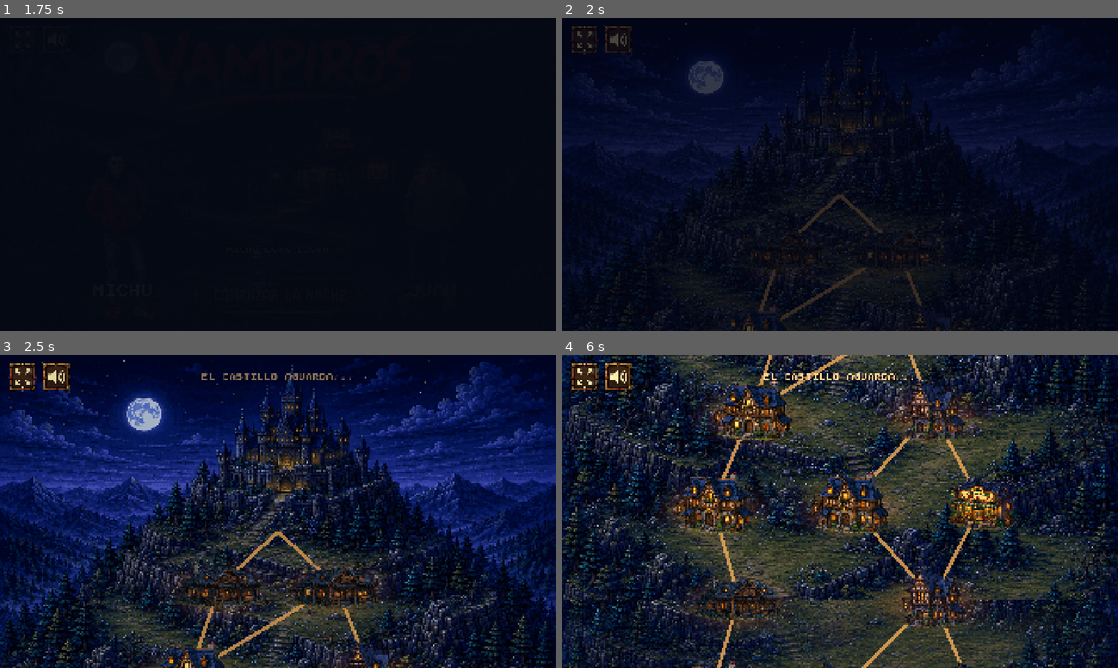
Above: before the commit, frames 1-4 (two rows, left to right).
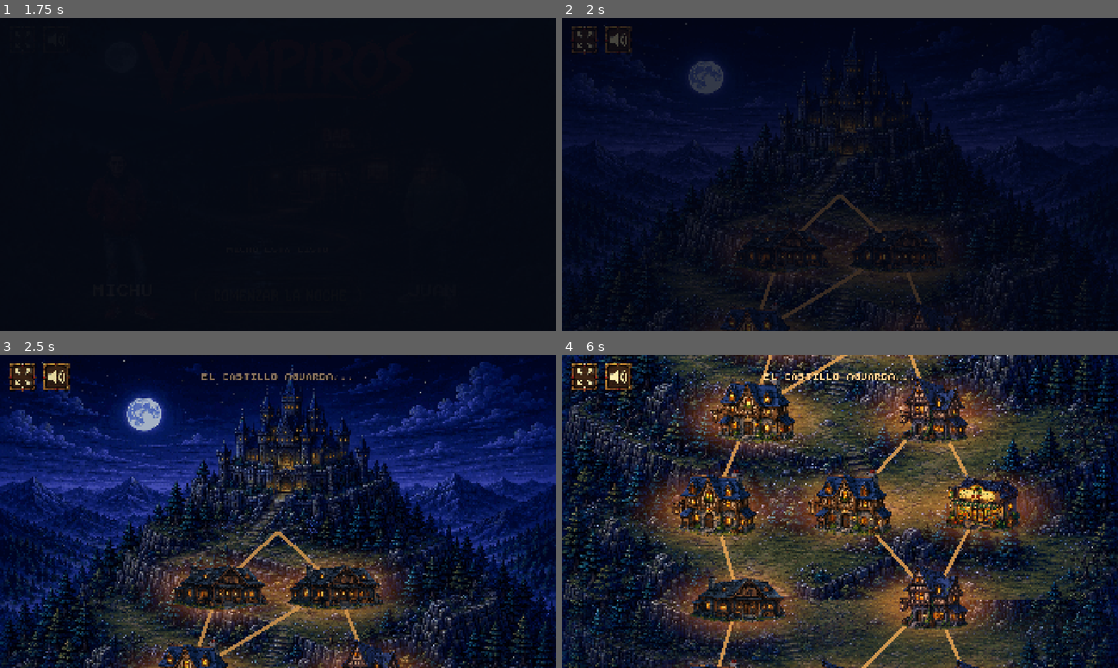
Above: after the commit, the same moments.

Repository: toxicomediante/vampiros
Game: Godot game, scene res://scenes/main.tscn
Two runs of this game, one before a commit and one after it. Both use one fixed random seed, a clock stepped at 60 frames per second and the inputs below.
Inputs (mouse positions are in pixels of both pictures, inside the frame that each line leads up to):
- Up to frame 1 (1.75 s): click (122, 212) at 0.5 s; click (278, 296) at 1.25 s
- Up to frame 2 (2 s): no input
- Up to frame 3 (2.5 s): move the mouse to (400, 495) at 2.02 s; click (400, 495) at 2.17 s
- Up to frame 4 (6 s): drag from (728, 527) to (812, 574) at 2.77 s; move the mouse to (895, 442) at 3.52 s; click (895, 442) at 3.67 s; drag from (812, 574) to (673, 464) at 4.27 s; move the mouse to (1006, 558) at 5.02 s; click (1006, 558) at 5.17 s; drag from (673, 464) to (756, 433) at 5.77 s

Frame 1 is identical in both runs. In frame 2, 0.4% of the frame differs, in the area x 30-72%, y 66-100%; in frame 3, 8.9%; in frame 4, 31%, in the area x 13-89%, y 0-100%.

Commit message:
Strengthen overworld glows and enlarge locations

Diff:
--- a/scripts/overworld.gd
+++ b/scripts/overworld.gd
@@ -6,11 +6,11 @@
 const DRAG_SENSITIVITY := 0.38
 const MIN_CAMERA_Y := CASTLE_CAMERA_Y
 const MAX_CAMERA_Y := DEPARTURE_CAMERA_Y
-const LOCATION_SCALE := Vector2(0.50, 0.50)
-const GLOW_TEXTURE_SIZE := Vector2i(384, 256)
-const WARM_GLOW_COLOR := Color(1.0, 0.47, 0.08, 0.48)
-const MEIGAS_PINK_GLOW_COLOR := Color(1.0, 0.06, 0.62, 0.48)
-const MEIGAS_BLUE_GLOW_COLOR := Color(0.0, 0.70, 1.0, 0.46)
+const LOCATION_SCALE := Vector2(0.54, 0.54)
+const GLOW_TEXTURE_SIZE := Vector2i(448, 288)
+const WARM_GLOW_COLOR := Color(1.0, 0.47, 0.08, 0.72)
+const MEIGAS_PINK_GLOW_COLOR := Color(1.0, 0.06, 0.62, 0.72)
+const MEIGAS_BLUE_GLOW_COLOR := Color(0.0, 0.70, 1.0, 0.68)
 
 const FULLSCREEN_TEXTURE := preload("res://assets/ui/generated/fullscreen.png")
 const WINDOWED_TEXTURE := preload("res://assets/ui/generated/windowed.png")
@@ -26,7 +26,7 @@
 const START_POSITION := Vector2(960, 3460)
 const CASTLE_POSITION := Vector2(960, 610)
 const STEP_POSITIONS: Array[Array] = [
-	[Vector2(785, 3025), Vector2(1115, 3025)],
+	[Vector2(775, 3025), Vector2(1125, 3025)],
 	[Vector2(555, 2725), Vector2(1370, 2725)],
 	[Vector2(650, 2405), Vector2(1260, 2405)],
 	[Vector2(515, 2075), Vector2(955, 2075), Vector2(1420, 2075)],
@@ -114,24 +114,24 @@
 			location.position = STEP_POSITIONS[step_index][branch_index]
 			$RouteBuildings.add_child(location)
 
-			if location_kind == "tavern":
+			if location_kind == "tavern" or location_kind == "trujillo":
 				_add_glow(
 					location.position + Vector2(0, 18),
 					warm_glow_texture,
-					Vector2(1.22, 0.92),
+					Vector2(1.38, 1.08),
 					0.0
 				)
 			elif location_kind == "meigas":
 				_add_glow(
-					location.position + Vector2(-58, 4),
+					location.position + Vector2(-64, 4),
 					meigas_pink_glow_texture,
-					Vector2(0.92, 0.88),
+					Vector2(1.06, 1.04),
 					0.0
 				)
 				_add_glow(
-					location.position + Vector2(58, 4),
+					location.position + Vector2(64, 4),
 					meigas_blue_glow_texture,
-					Vector2(0.92, 0.88),
+					Vector2(1.06, 1.04),
 					0.85
 				)
 
@@ -152,7 +152,7 @@
 
 func _create_glow_texture(glow_color: Color) -> GradientTexture2D:
 	var gradient := Gradient.new()
-	gradient.offsets = PackedFloat32Array([0.0, 0.38, 0.72, 1.0])
+	gradient.offsets = PackedFloat32Array([0.0, 0.44, 0.76, 1.0])
 	gradient.colors = PackedColorArray([
 		glow_color,
 		Color(glow_color.r, glow_color.g, glow_color.b, glow_color.a * 0.62),
@@ -178,19 +178,19 @@
 	var glow := Sprite2D.new()
 	glow.texture = glow_texture
 	glow.position = world_position
-	glow.scale = base_scale * 0.96
+	glow.scale = base_scale * 0.93
 	glow.material = additive_glow_material
-	glow.modulate.a = 0.82
+	glow.modulate.a = 0.86
 	$RouteGlows.add_child(glow)
 
 	var pulse := create_tween().set_loops()
 	pulse.set_trans(Tween.TRANS_SINE).set_ease(Tween.EASE_IN_OUT)
 	if phase_delay > 0.0:
 		pulse.tween_interval(phase_delay)
-	pulse.tween_property(glow, "scale", base_scale * 1.04, 1.75)
-	pulse.parallel().tween_property(glow, "modulate:a", 1.0, 1.75)
-	pulse.tween_property(glow, "scale", base_scale * 0.96, 1.75)
-	pulse.parallel().tween_property(glow, "modulate:a", 0.82, 1.75)
+	pulse.tween_property(glow, "scale", base_scale * 1.10, 1.65)
+	pulse.parallel().tween_property(glow, "modulate:a", 1.0, 1.65)
+	pulse.tween_property(glow, "scale", base_scale * 0.93, 1.65)
+	pulse.parallel().tween_property(glow, "modulate:a", 0.86, 1.65)
 
 func _draw_connections() -> void:
 	_connect_layers([START_POSITION], STEP_POSITIONS[0])
